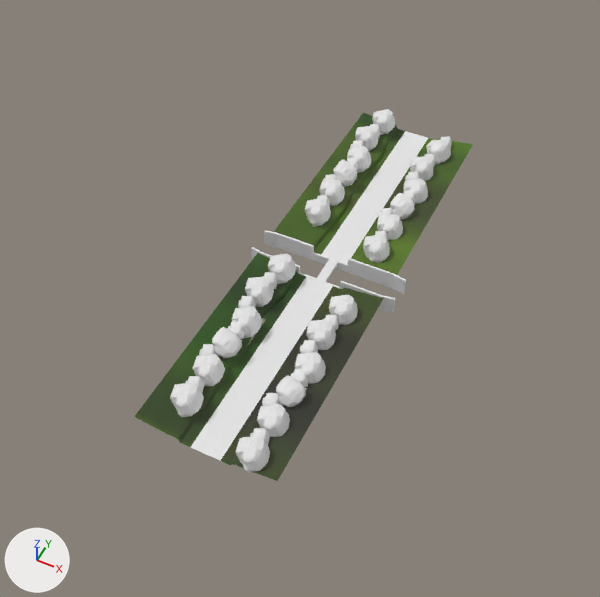
What one commit did to the FBX model Assets/PROPS/bridgeWithRocks2.fbx.
Before and after are seen from a camera (50 mm lens) standing at (48.4, -160.3, 124.6) and looking at (-13.4, -36.7, -29.9). The lights are fixed; the arrows at lower left show +X, +Y and +Z. Where no turn or scale is listed for an object, it has been applied to the vertices. Vertices at the same position are counted once.

Script lines for the objects in view, before the commit:
```python
me_cube_031 = bpy.data.meshes.new('Cube.031')
me_cube_031.from_pydata(...)  # 322 vertices, 320 faces; spans x -2.85..3.16, y -3.22..2.28, z -2.62..2.76
me_cube_031.materials.append(mat_rock_031)  # its picture is missing
me_plane = bpy.data.meshes.new('Plane')
me_plane.from_pydata(...)  # 224 vertices, 180 faces; spans x -14.3..14.1, y -100.0..0.0, z 0.0..1.9
# faces by material slot: [16, 164]
me_plane.materials.append(mat_ground)  # its picture is missing
me_plane.materials.append(mat_corner)
me_plane_001 = bpy.data.meshes.new('Plane.001')
me_plane_001.from_pydata(...)  # 152 vertices, 150 faces; spans x -16.1..16.2, y -54.6..-47.6, z -2.0..2.0
me_plane_001.materials.append(mat_bridge)  # its picture is missing
ob_plane = bpy.data.objects.new('Plane', me_plane)
ob_plane.location = (0.0, 0.0, 0.0)
ob_plane_001 = bpy.data.objects.new('Plane.001', me_plane_001)
ob_plane_001.location = (0.0, 0.0, 0.0)
ob_rock_031 = bpy.data.objects.new('Rock.031', me_cube_031)
ob_rock_031.location = (-7.7, -92.9, 3.0)
# also in view: 'Rock.034' at (7.9, -90.0, 2.1); 'Rock.036' at (8.0, -97.6, 2.5); 'Rock.033' at (-7.7, -85.8, 2.6); 'Rock.043' at (7.1, -69.1, 2.5)
```
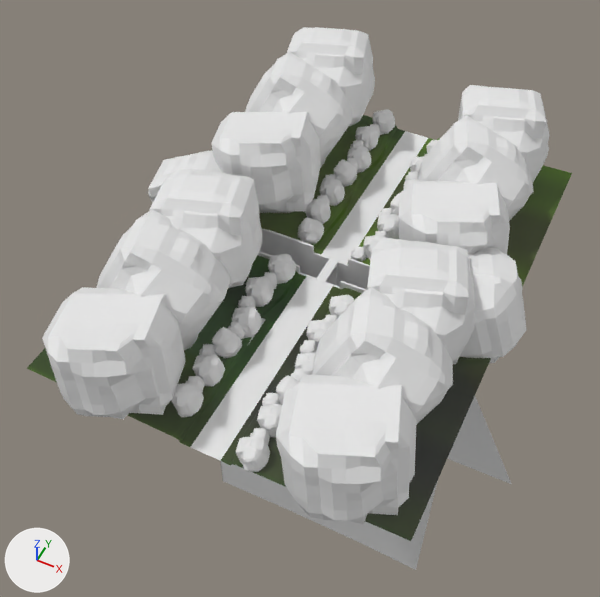
Patch to the scene script:
```diff
--- a/Assets/PROPS/bridgeWithRocks2.fbx.py
+++ b/Assets/PROPS/bridgeWithRocks2.fbx.py
@@ me_plane_001 @@
-me_plane_001.from_pydata(...)  # 152 vertices, 150 faces; spans x -16.1..16.2, y -54.6..-47.6, z -2.0..2.0
+me_plane_001.from_pydata(...)  # 149 vertices, 138 faces; spans x -47.8..49.1, y -54.6..-46.9, z -119.3..2.0
+# me_plane_001 part 3
+# 32 vertices are removed from x -16.1..16.2, y -54.6..-48.0, z -2.0..-1.1
+# 53 faces are deleted
+# 3 vertices in x -16.1, y -48.5, z -1.1..2.0 move by (-19.7, 0.0, 0.0)
+# 3 vertices in x 16.2, y -48.5, z -1.1..2.0 move by (15.7, 0.0, 0.0)
+# 12 vertices move from x -16.1..16.2, y -54.6..-47.6, z 0.0..2.0 to x -27.1..26.7, y -54.6..-47.6, z 0.0..2.0
+# 7 vertices are added at x -47.8..49.1, y -53.7..-46.9, z -46.2..-2.0
+# 8 new vertices lie (0.0, 0.0, -45.1) away from vertices in x -16.1..16.2, y -54.6..-54.1, z -1.1
+# 8 new vertices lie (0.0, 0.0, -118.2) away from vertices in x -16.1..16.2, y -48.5..-48.0, z -1.1
+# 6 new vertices lie (0.0, 0.0, -45.3) away from vertices in x -13.3..13.4, y -54.2, z 0.0
+# 41 new faces join them
 me_plane_001.materials.append(mat_bridge)
@@ me_plane @@
 me_plane.from_pydata(...)  # 224 vertices, 180 faces; spans x -14.3..14.1, y -100.0..0.0, z 0.0..1.9
+# me_plane part 1: all 18 vertices in x -14.3, y -100.0..0.0, z 1.9 are moved by (-23.7, 0.0, 0.0)
+# me_plane part 2: all 18 vertices in x 14.1, y -100.0..0.0, z 1.9 are moved by (23.6, 0.0, 0.0)
 me_plane.materials.append(mat_ground)
@@ ob_rock_057 @@
+ob_rock_057 = bpy.data.objects.new('Rock.057', me_cube_060)  # 322 vertices, 320 faces; spans x -12.3..12.9, y -14.4..9.9, z -12.0..12.6; in mat_rock_044 (its picture is missing)
+ob_rock_057.location = (19.9, -21.5, 9.8)
@@ ob_rock_053 @@
+ob_rock_053 = bpy.data.objects.new('Rock.053', me_cube_056)  # 322 vertices, 320 faces; spans x -9.7..11.9, y -14.5..10.4, z -11.5..11.1; in mat_rock_044 (its picture is missing)
+ob_rock_053.location = (-21.7, -5.7, 13.6)
@@ ob_rock_049 @@
+ob_rock_049 = bpy.data.objects.new('Rock.049', me_cube_052)  # 322 vertices, 320 faces; spans x -12.1..11.9, y -13.6..10.8, z -11.1..11.6; in mat_rock_044 (its picture is missing)
+ob_rock_049.location = (23.0, -91.6, 8.9)
@@ ob_rock_056 @@
+ob_rock_056 = bpy.data.objects.new('Rock.056', me_cube_056.copy())
+ob_rock_056.location = (20.1, -6.3, 10.5)
@@ ob_rock_059 @@
+ob_rock_059 = bpy.data.objects.new('Rock.059', me_cube_062)  # 322 vertices, 320 faces; spans x -10.6..11.8, y -12.0..8.5, z -9.8..10.3; in mat_rock_023 (its picture is missing)
+ob_rock_059.location = (-31.5, -48.4, 5.8)
@@ ob_rock_051 @@
+ob_rock_051 = bpy.data.objects.new('Rock.051', me_cube_060.copy())
+ob_rock_051.location = (-22.0, -76.6, 10.8)
@@ ob_rock_048 @@
+ob_rock_048 = bpy.data.objects.new('Rock.048', me_cube_060.copy())
+ob_rock_048.location = (21.4, -75.4, 9.5)
@@ ob_rock_045 @@
+ob_rock_045 = bpy.data.objects.new('Rock.045', me_cube_048)  # 322 vertices, 320 faces; spans x -1.96..1.59, y -1.8..1.64, z -1.83..1.61; in mat_rock_045 (its picture is missing)
+ob_rock_045.location = (4.8, -45.1, 1.2)
@@ ob_rock_046 @@
+ob_rock_046 = bpy.data.objects.new('Rock.046', me_cube_049)  # 322 vertices, 320 faces; spans x -2.89..3.05, y -3.09..2.67, z -3.09..2.89; in mat_rock_046 (its picture is missing)
+ob_rock_046.location = (-7.2, -44.1, 2.4)
@@ ob_rock_047 @@
+ob_rock_047 = bpy.data.objects.new('Rock.047', me_cube_056.copy())
+ob_rock_047.location = (21.7, -60.1, 10.2)
@@ ob_rock_058 @@
+ob_rock_058 = bpy.data.objects.new('Rock.058', me_cube_052.copy())
+ob_rock_058.location = (21.4, -37.8, 9.2)
@@ ob_rock_055 @@
+ob_rock_055 = bpy.data.objects.new('Rock.055', me_cube_052.copy())
+ob_rock_055.location = (-20.4, -37.3, 12.2)
@@ ob_rock_060 @@
+ob_rock_060 = bpy.data.objects.new('Rock.060', me_cube_062.copy())
+ob_rock_060.location = (30.0, -50.1, 5.4)
@@ ob_rock_054 @@
+ob_rock_054 = bpy.data.objects.new('Rock.054', me_cube_060.copy())
+ob_rock_054.location = (-21.9, -21.0, 12.9)
@@ ob_rock_050 @@
+ob_rock_050 = bpy.data.objects.new('Rock.050', me_cube_056.copy())
+ob_rock_050.location = (-21.7, -61.3, 11.5)
@@ ob_rock_052 @@
+ob_rock_052 = bpy.data.objects.new('Rock.052', me_cube_052.copy())
+ob_rock_052.location = (-20.4, -92.9, 10.2)
```

Changed parts and their boxes [x1, y1, x2, y2] in the pictures (600 x 597 px; the box of a moved part takes in the faces that stretch with it):
'Plane', reshaped (61% wider, 15% taller)
    before: [134, 112, 473, 481]
    after: [27, 115, 572, 541]
'Rock.049', added
    after: [276, 374, 416, 524]
'Rock.052', added
    after: [42, 287, 186, 419]
'Rock.048', added
    after: [312, 287, 453, 425]
'Plane.001', reshaped
    before: [251, 230, 406, 313]
    after: [220, 228, 512, 570]
'Rock.051', added
    after: [97, 209, 231, 350]
'Rock.055', added
    after: [211, 112, 321, 213]
'Rock.047', added
    after: [367, 238, 476, 364]
'Rock.050', added
    after: [149, 169, 262, 288]
'Rock.058', added
    after: [399, 181, 510, 255]
'Rock.057', added
    after: [418, 115, 534, 221]
'Rock.054', added
    after: [245, 52, 353, 168]
'Rock.060', added
    after: [460, 248, 527, 363]
'Rock.056', added
    after: [458, 85, 550, 184]
'Rock.053', added
    after: [287, 27, 375, 126]
'Rock.059', added
    after: [148, 150, 222, 203]
'Rock.046', added
    after: [298, 218, 324, 244]
'Rock.045', added
    after: [351, 247, 366, 261]
part 1 of me_plane, moved or reshaped
    before: [134, 112, 373, 433]
    after: [27, 115, 373, 433]
part 2 of me_plane, moved or reshaped
    before: [251, 141, 473, 481]
    after: [251, 165, 572, 541]
